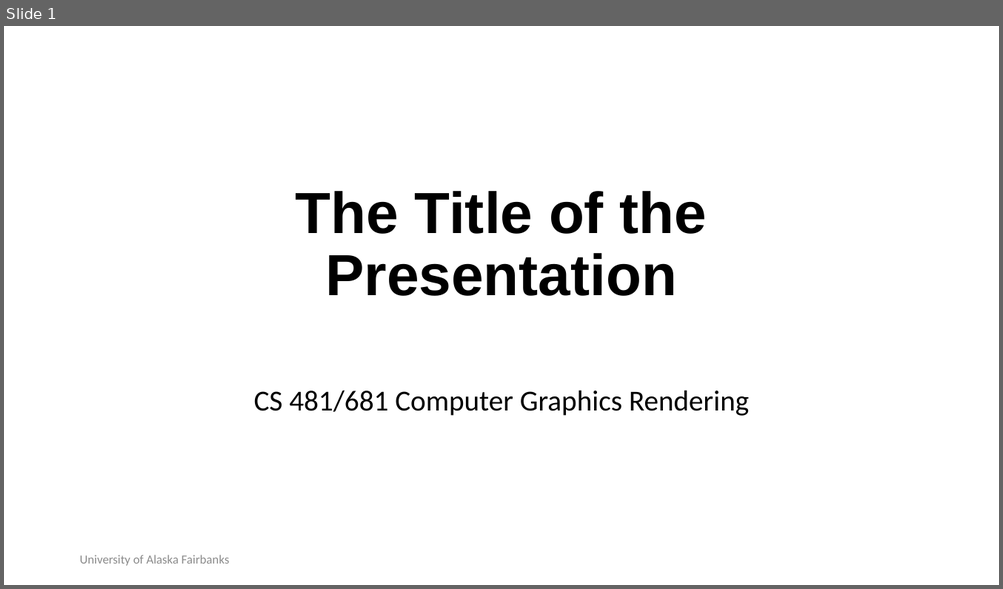
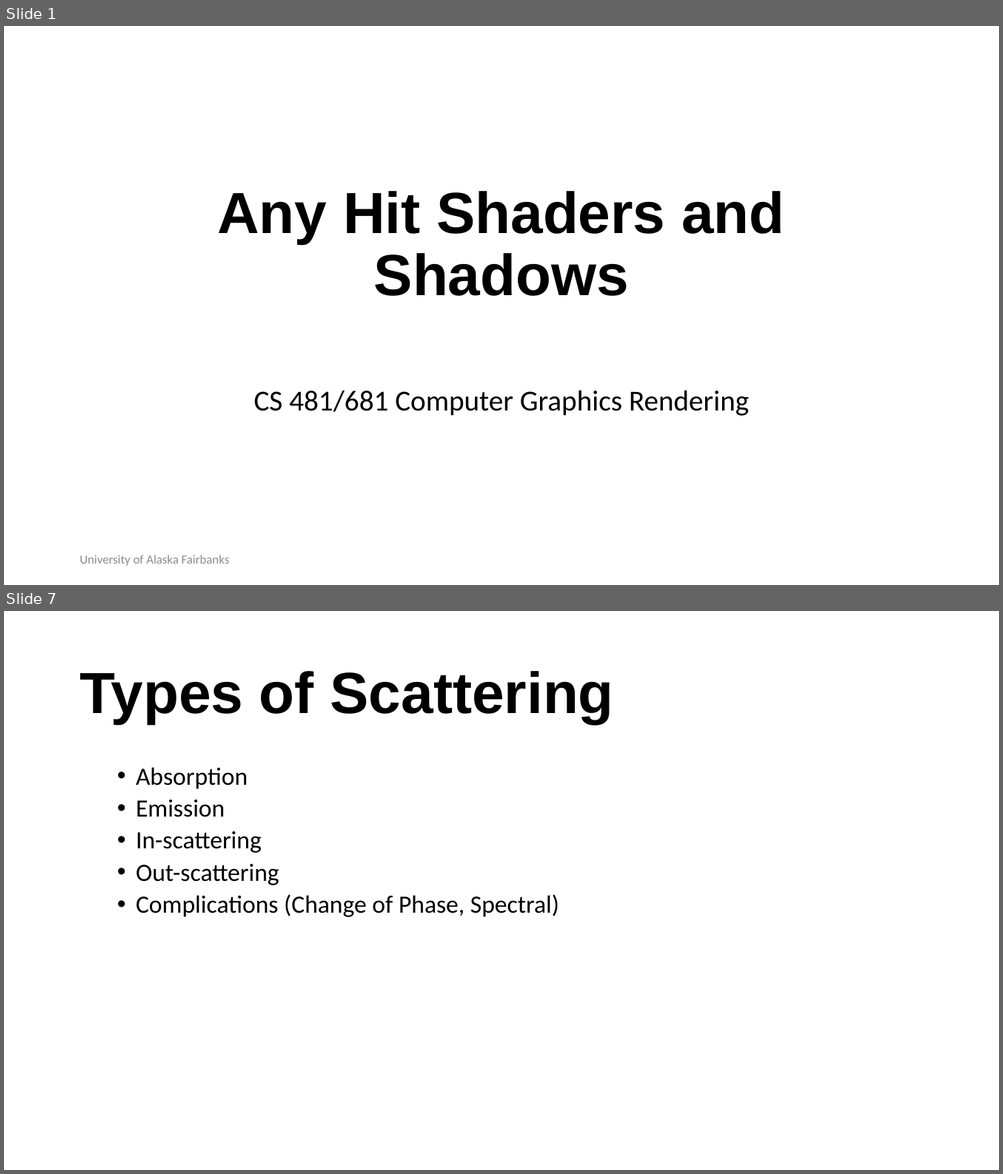
Before and after one commit to RahidZaman/cs481681-cgr, a slide deck: slides/pptx/week05.pptx. Shown one above the other, each under a label of ours: slide 1 before the commit, slides 1 and 7 after it; the slides between them are not shown. The pictures are 1003x589 and 1003x1174 pixels, drawn with LibreOffice and Linux fonts; fonts in the diff are those of the drawing; background and template pictures are left out. Boxes give left, top, right and bottom in pixels: in the first picture for what was removed or moved away, otherwise in the second. Text is boxed around its words. In the diff, an @@ line names an element or a change of style, - is before the commit and + after.

```diff
--- a/slides/pptx/week05.pptx
+++ b/slides/pptx/week05.pptx
@@ slide 7 added at [4, 611, 999, 1170], background #FFFFFF @@
@@ title added at [79, 671, 614, 725], 56 pt, text #000000, bold @@
+Types of Scattering
@@ text added at [136, 767, 559, 917], 24 pt, text #000000 @@
+  • Absorption
+  • Emission
+  • In-scattering
+  • Out-scattering
+  • Complications (Change of Phase, Spectral)
@@ slide 1 changed as well @@
@@ title at [217, 191, 784, 296]: text changed @@
-The Title of the Presentation
+Any Hit Shaders and Shadows
```
Also in this commit, not shown: 1 other slide changed, 5 other slides added, 2 slides removed, 9 other files.
